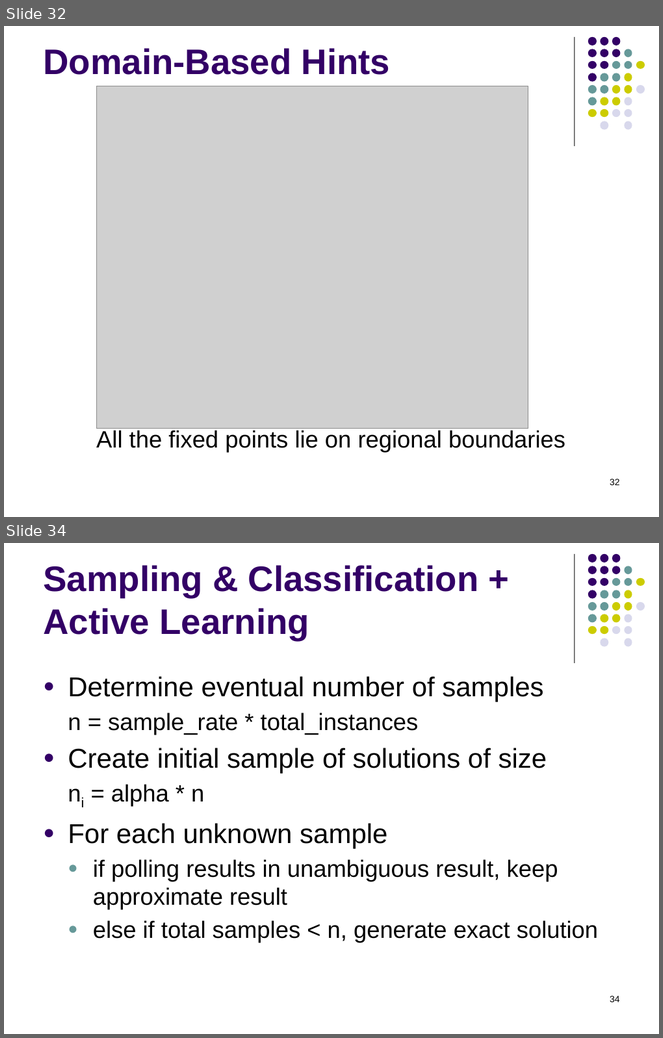
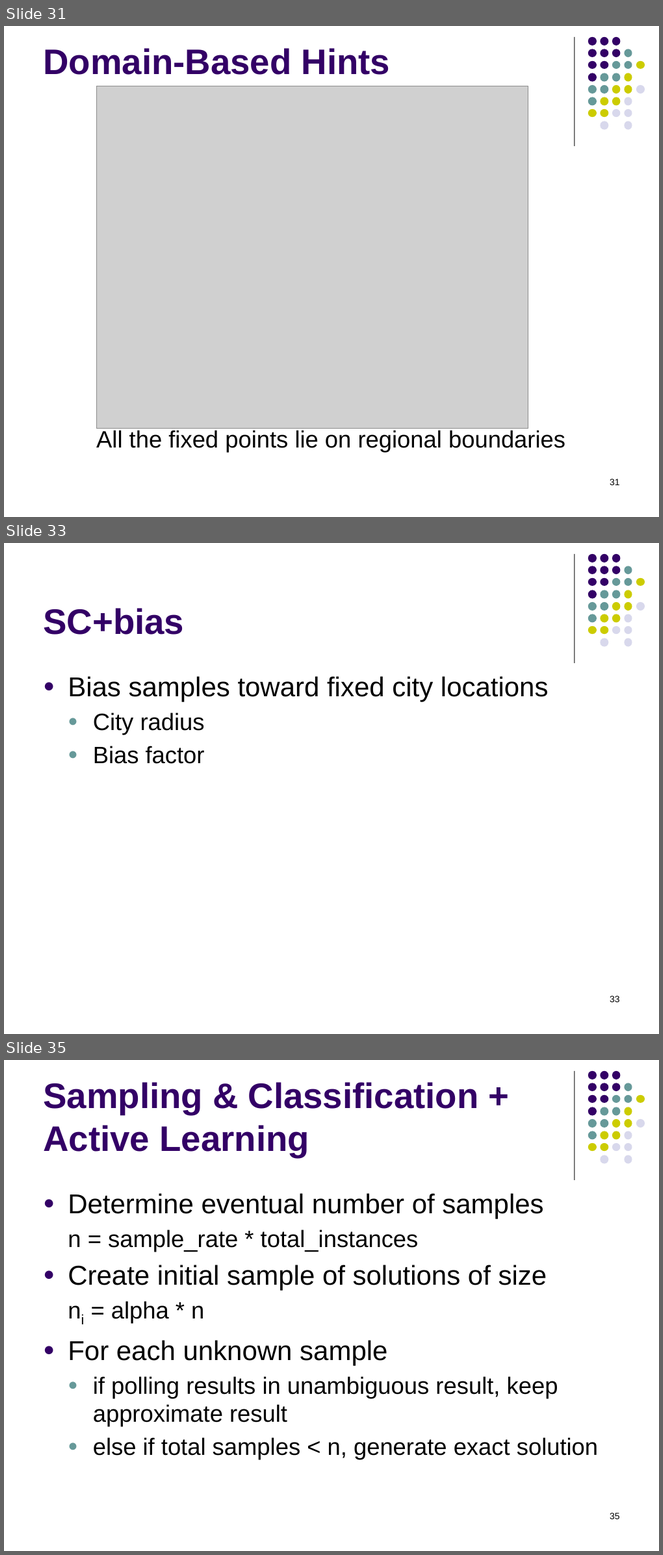
Before and after one commit to RobertHolderIII/dissertation, a slide deck: doc/defense-Dec2015.pptx. Shown one above the other, each under a label of ours: slides 32 and 34 before the commit, slides 31, 33 and 35 after it; the slides between them are not shown. The pictures are 663x1038 and 663x1555 pixels, drawn with LibreOffice and Linux fonts; fonts in the diff are those of the drawing; grey boxes stand for pictures. Boxes give left, top, right and bottom in pixels: in the first picture for what was removed or moved away, otherwise in the second. Text is boxed around its words. In the diff, an @@ line names an element or a change of style, - is before the commit and + after.

```diff
--- a/doc/defense-Dec2015.pptx
+++ b/doc/defense-Dec2015.pptx
@@ slide 33 added at <box>4,543,659,1034</box>, background #FFFFFF; not listed: 32 template elements that a slide beside it also shows @@
@@ title added at <box>43,608,184,635</box>, 39 pt, text #330066, bold @@
+SC+bias
@@ text added at <box>68,676,549,764</box>, 30 pt, text #000000 @@
+● Bias samples toward fixed city locations
+  ● City radius
+  ● Bias factor
@@ page number added at <box>610,996,620,1003</box>, 10 pt, text #000000 @@
+33
@@ what was slide 32 is now slide 31 @@
@@ page number at <box>610,479,620,486</box>: text changed @@
-32
+31
@@ what was slide 34 is now slide 35 @@
@@ page number at <box>610,1513,620,1520</box>: text changed @@
-34
+35
```
Also in this commit, not shown: 5 slides changed, 10 other slides added, 4 slides removed, 1 other file.
